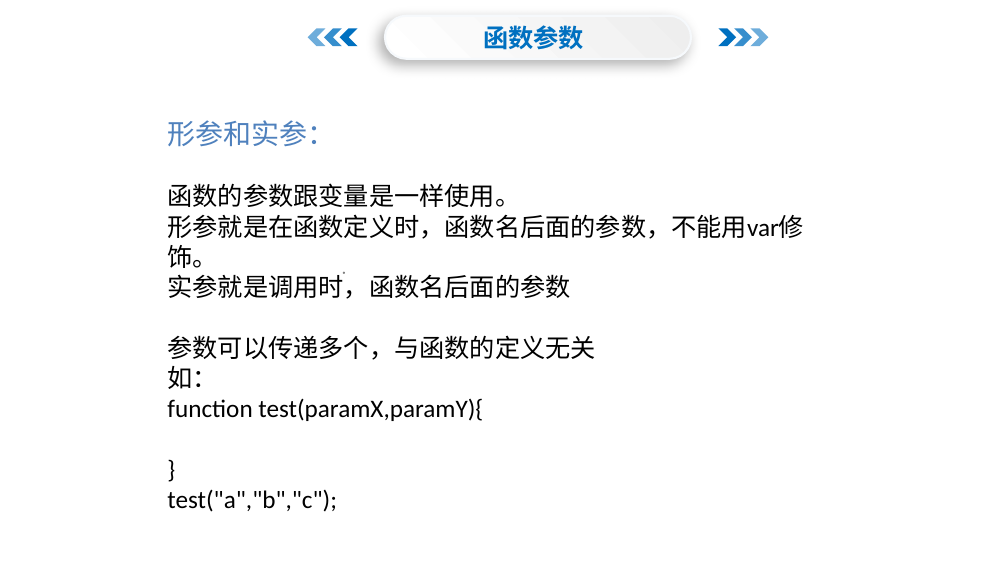
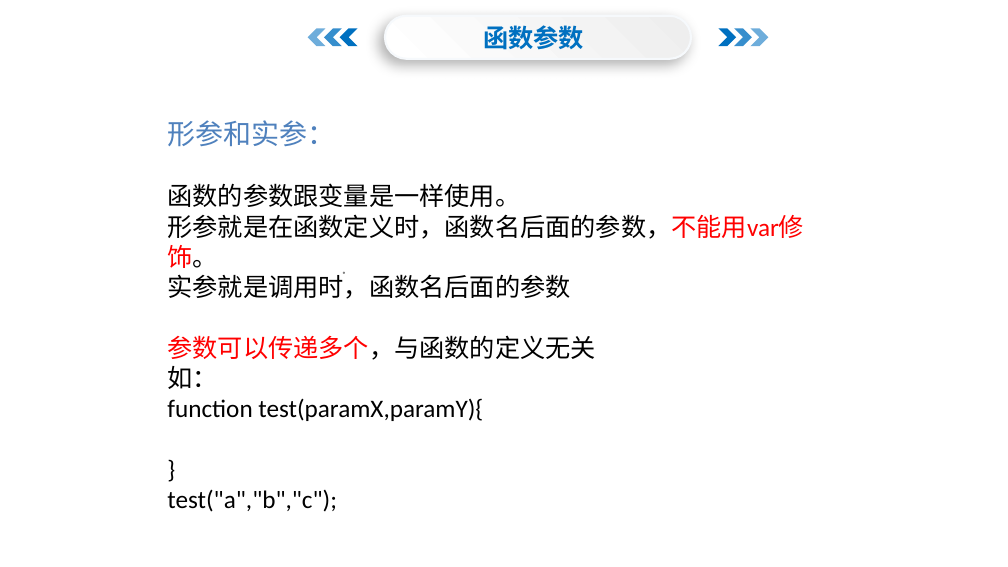
Before and after one commit to menglaoda/webA4, a slide deck: slide 12 of PPT/JS/06JavaScript函数.pptx. Drawn at 1008x567 pixels with LibreOffice and Linux fonts; fonts in the diff are those of the drawing; background and template pictures are left out. Boxes give left, top, right and bottom in pixels: in the first picture for what was removed or moved away, otherwise in the second. Text is boxed around its words. In the diff, an @@ line names an element or a change of style, - is before the commit and + after.

Commit message:
函数

```diff
--- a/PPT/JS/06JavaScript函数.pptx
+++ b/PPT/JS/06JavaScript函数.pptx
@@ text at <box>167,214,804,360</box>: text colour #000000 to #FF0000 in "形参就是在函数定义时，函数名后面的参数，不能用var修饰。", "参数可以传递多个，与函数的定义无关" @@
```
Also in this commit, not shown: 7 other files.
